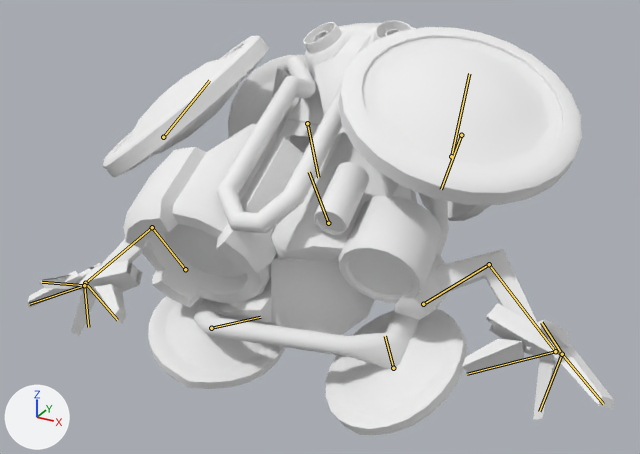
What one commit did to the Blender file client/Assets/Models/Units/BlendModels/PowerSurge.blend.
Rendered twice from a camera (50 mm lens) standing at (5.52, -11.38, 9.16) and looking at (-0.31, -0.79, 3.86). Arrows for +X, +Y and +Z are at lower left; the lights stay in place. Both versions are drawn at frame 63 of the action 'Idle_00'; the numbers are the values there. The bones that bend it are drawn over the model as lines.
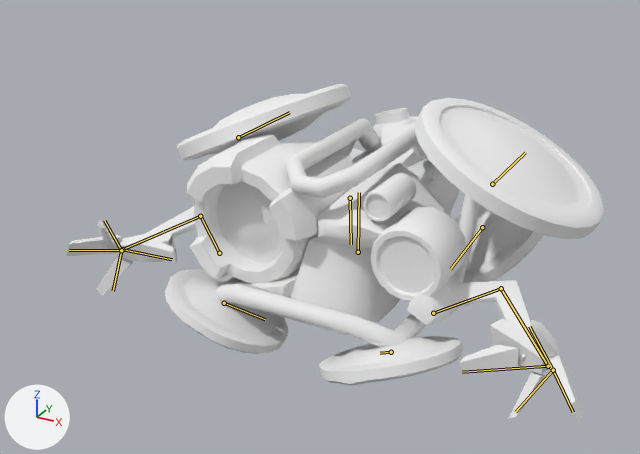
Where the change shows, as pixel boxes [x1, y1, x2, y2] in the pictures (640 x 454 px):
'mesh02', posed (8% narrower, 19% shorter)
    before: [28, 20, 614, 435]
    after: [67, 84, 605, 421]
bone 'Body', root to tip
    before: (328, 223) to (309, 172)
    after: (358, 252) to (359, 192)
bone 'LowerArm.L', root to tip
    before: (489, 264) to (555, 351)
    after: (501, 288) to (548, 366)
bone 'middleFinger.L', root to tip
    before: (562, 354) to (603, 404)
    after: (553, 370) to (573, 412)
bone 'LeftFinger.L', root to tip
    before: (562, 354) to (539, 411)
    after: (553, 370) to (515, 412)
bone 'RightFinger.L', root to tip
    before: (562, 354) to (541, 322)
    after: (553, 370) to (529, 326)
bone 'BackFinger.R.001', root to tip
    before: (85, 283) to (117, 320)
    after: (122, 249) to (172, 259)
bone 'middleFinger.R.001', root to tip
    before: (84, 285) to (29, 304)
    after: (121, 250) to (69, 250)
bone 'LeftFinger.R.001', root to tip
    before: (84, 285) to (88, 327)
    after: (121, 250) to (113, 291)
bone 'RightFinger.R.001', root to tip
    before: (84, 285) to (42, 282)
    after: (121, 250) to (104, 220)

The edits, one by one:
Bone 'HandIK' (bone_handik) moves from (0.18, -0.64, -0.25) to (-0.01, -0.1, -0.85).
Bone 'HandIK' (bone_handik) turns from (24, -4, 2) to (0, 0, 0) degrees about its own x, y and z.
Bone 'Body' (bone_body) moves from (0.06, 0.06, 1.07) to (0.0, -0.85, 0.0).
Bone 'Body' (bone_body) turns from (22, 2, 5) to (0, 0, 0) degrees about its own x, y and z.
Bone 'LowerArm.L' (bone_lowerarm_l) turns from (-4, -6, -7) to (-1, -1, -1) degrees about its own x, y and z.
Bone 'middleFinger.L' (bone_middlefinger_l) turns from (36, 33, 49) to (20, 29, 34) degrees about its own x, y and z.
Bone 'LeftFinger.L' (bone_leftfinger_l) turns from (-10, 0, -12) to (-4, 2, -7) degrees about its own x, y and z.
Bone 'RightFinger.L' (bone_rightfinger_l) turns from (45, -35, -56) to (31, -26, -32) degrees about its own x, y and z.
Bone 'BackFinger.R.001' (bone_backfinger_r_001) turns from (17, -1, -14) to (1, 1, 7) degrees about its own x, y and z.
Bone 'middleFinger.R.001' (bone_middlefinger_r_001) turns from (34, -40, 5) to (31, -33, 5) degrees about its own x, y and z.
Bone 'LeftFinger.R.001' (bone_leftfinger_r_001) turns from (-34, -6, 12) to (-25, -2, 0) degrees about its own x, y and z.
Bone 'RightFinger.R.001' (bone_rightfinger_r_001) turns from (100, 54, 80) to (97, 54, 94) degrees about its own x, y and z.
Bone 'FanBase.L' (bone_fanbase_l) moves from (-0.7, 0.94, 0.9) to (0.48, -0.42, 0.59).
Bone 'FanBase.L' (bone_fanbase_l) turns from (15, 20, 1) to (0, 0, 0) degrees about its own x, y and z.
Bone 'HandIK.001' (bone_handik_001) moves from (0.17, -1.04, -0.92) to (-0.01, 0.03, -0.85).
Bone 'HandIK.001' (bone_handik_001) turns from (24, -5, 2) to (0, 0, 0) degrees about its own x, y and z.
Bone 'FanBase.R.001' (bone_fanbase_r_001) moves from (0.57, 0.89, 1.12) to (-0.43, -0.5, 0.55).
Bone 'FanBase.R.001' (bone_fanbase_r_001) turns from (22, -11, 2) to (0, 0, 0) degrees about its own x, y and z.
Bone 'Fan.L.002' (bone_fan_l_002) moves from (-0.3, -1.86, 0.71) to (0.02, -0.02, -0.85).
Bone 'Fan.L.002' (bone_fan_l_002) turns from (24, -5, 2) to (0, 0, 0) degrees about its own x, y and z.
Bone 'Fan.R.002' (bone_fan_r_002) moves from (-0.25, -1.76, 0.07) to (0.08, 0.02, -0.84).
Bone 'Fan.R.002' (bone_fan_r_002) turns from (24, -5, 2) to (0, 0, 0) degrees about its own x, y and z.
Bone 'FanBase.L.001' (bone_fanbase_l_001) moves from (-0.44, 1.1, -0.36) to (0.05, 0.58, 0.63).
Bone 'FanBase.L.001' (bone_fanbase_l_001) turns from (17, 11, -13) to (0, 0, 0) degrees about its own x, y and z.
Bone 'Fan.L.003' (bone_fan_l_003) moves from (0.27, -0.54, -0.2) to (-0.02, -0.02, -0.83).
Bone 'Fan.L.003' (bone_fan_l_003) turns from (24, -5, 2) to (0, 0, 0) degrees about its own x, y and z.
Bone 'FanBase.L.002' (bone_fanbase_l_002) moves from (0.09, -1.12, -0.95) to (-0.77, 0.35, 0.03).
Bone 'FanBase.L.002' (bone_fanbase_l_002) turns from (4, 12, -21) to (0, 0, 0) degrees about its own x, y and z.
Bone 'Fan.L.005' (bone_fan_l_005) moves from (0.08, -0.88, 0.88) to (0.02, -0.05, -0.85).
Bone 'Fan.L.005' (bone_fan_l_005) turns from (24, -5, 2) to (0, 0, 0) degrees about its own x, y and z.
Bone 'FanBase.R.003' (bone_fanbase_r_003) moves from (0.27, 1.06, -0.69) to (0.45, 0.55, 0.47).
Bone 'FanBase.R.003' (bone_fanbase_r_003) turns from (19, -5, -16) to (0, 0, 0) degrees about its own x, y and z.
Bone 'Fan.R.007' (bone_fan_r_007) moves from (0.31, -0.59, -0.41) to (0.0, 0.01, -0.85).
Bone 'Fan.R.007' (bone_fan_r_007) turns from (24, -5, 2) to (0, 0, 0) degrees about its own x, y and z.
Bone 'FanBase.R.004' (bone_fanbase_r_004) moves from (-0.54, -1.12, 0.78) to (-0.62, 0.33, -0.5).
Bone 'FanBase.R.004' (bone_fanbase_r_004) turns from (7, -18, -16) to (0, 0, 0) degrees about its own x, y and z.
Bone 'Fan.R.009' (bone_fan_r_009) moves from (-0.06, -0.95, 0.72) to (0.06, 0.03, -0.85).
Bone 'Fan.R.009' (bone_fan_r_009) turns from (24, -5, 2) to (0, 0, 0) degrees about its own x, y and z.
